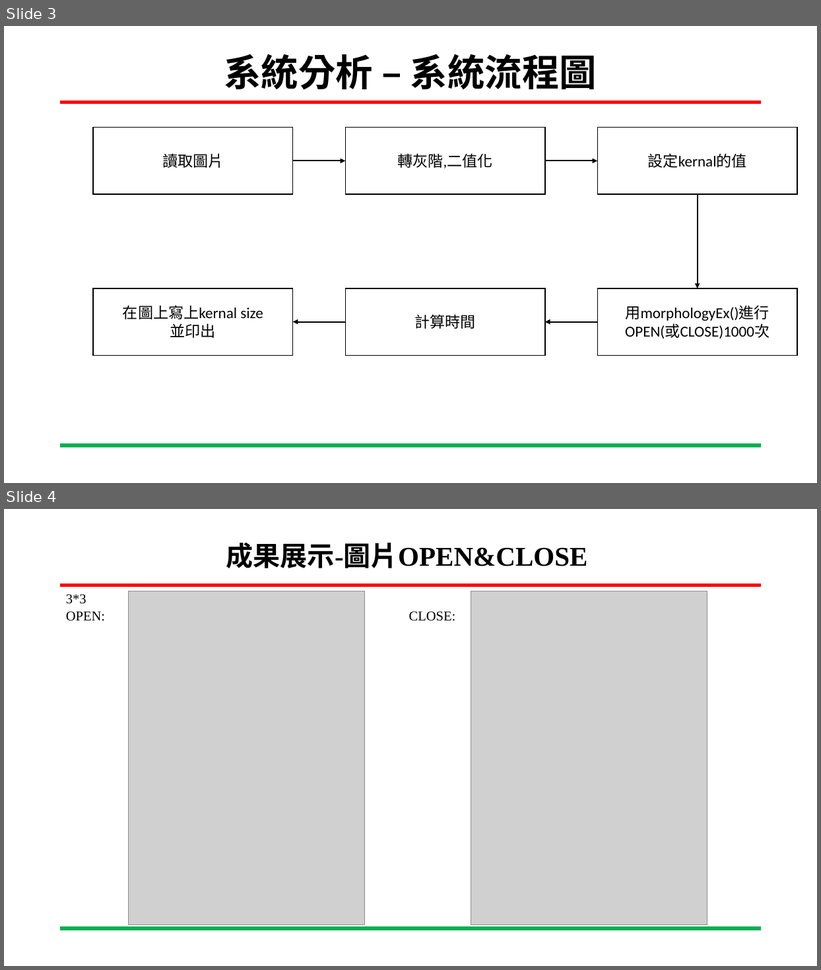
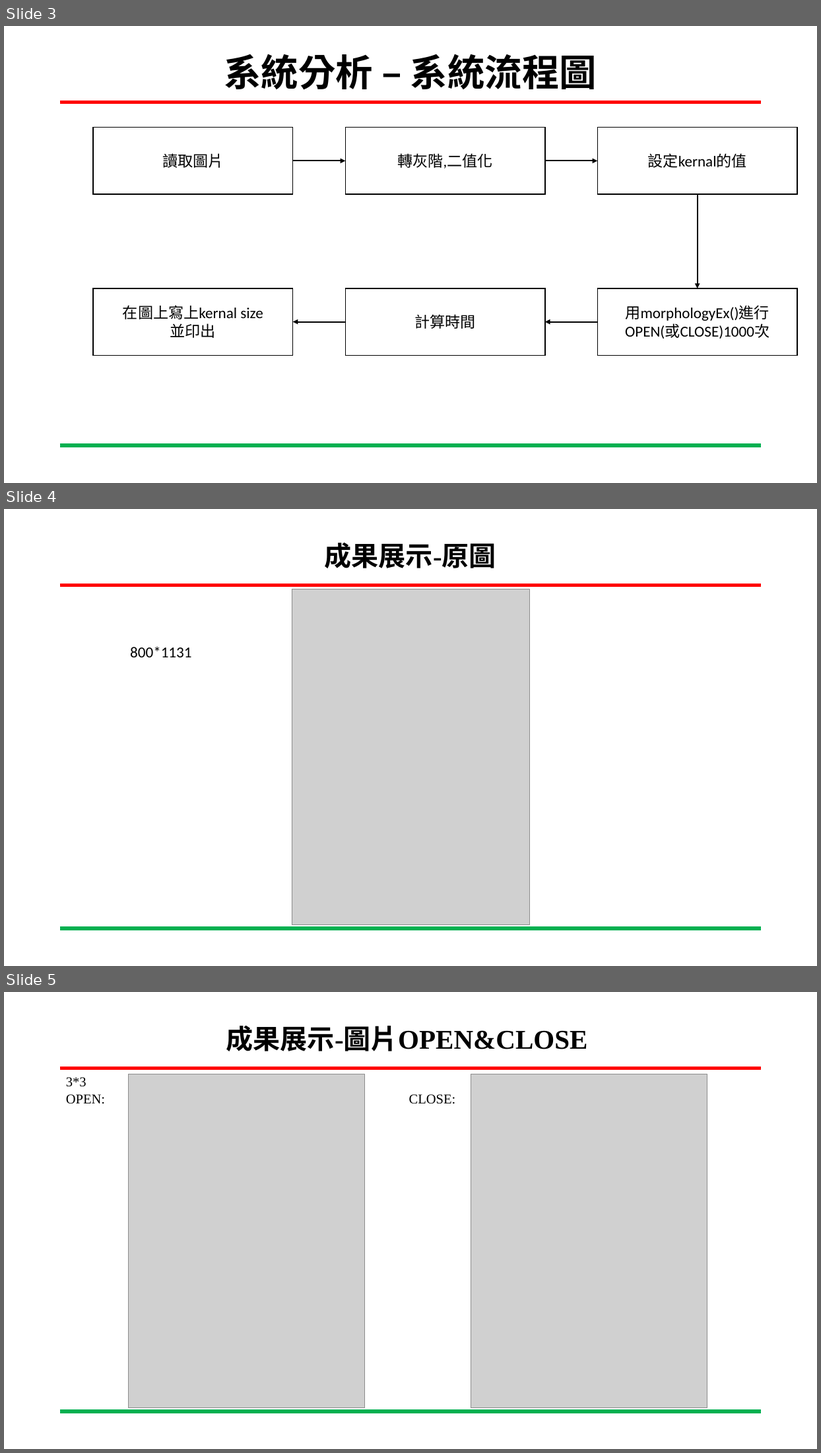
Before and after one commit to C110112103/111-2_Embedded-Image-Processing, a slide deck: HW1/C110112103-HW1.pptx. Shown one above the other, each under a label of ours: slides 3 and 4 before the commit, slides 3, 4 and 5 after it. The pictures are 821x970 and 821x1453 pixels, drawn with LibreOffice and Linux fonts; fonts in the diff are those of the drawing; grey boxes stand for pictures; background and template pictures are left out. Boxes give left, top, right and bottom in pixels: in the first picture for what was removed or moved away, otherwise in the second. Text is boxed around its words. In the diff, an @@ line names an element or a change of style, - is before the commit and + after.

```diff
--- a/HW1/C110112103-HW1.pptx
+++ b/HW1/C110112103-HW1.pptx
@@ slide 4 added at [4,509,817,966], background #FFFFFF; not listed: 2 template elements that a slide beside it also shows @@
@@ title added at [325,543,496,568], 32 pt, text #000000, bold @@
+成果展示-原圖
@@ picture added at [292,589,530,925] @@
@@ text added at [130,646,191,657], 18 pt, text #000000 @@
+800*1131
@@ what was slide 4 is now slide 5 @@
```
Also in this commit, not shown: 3 slides changed, 5 other slides added, 1 other file.
